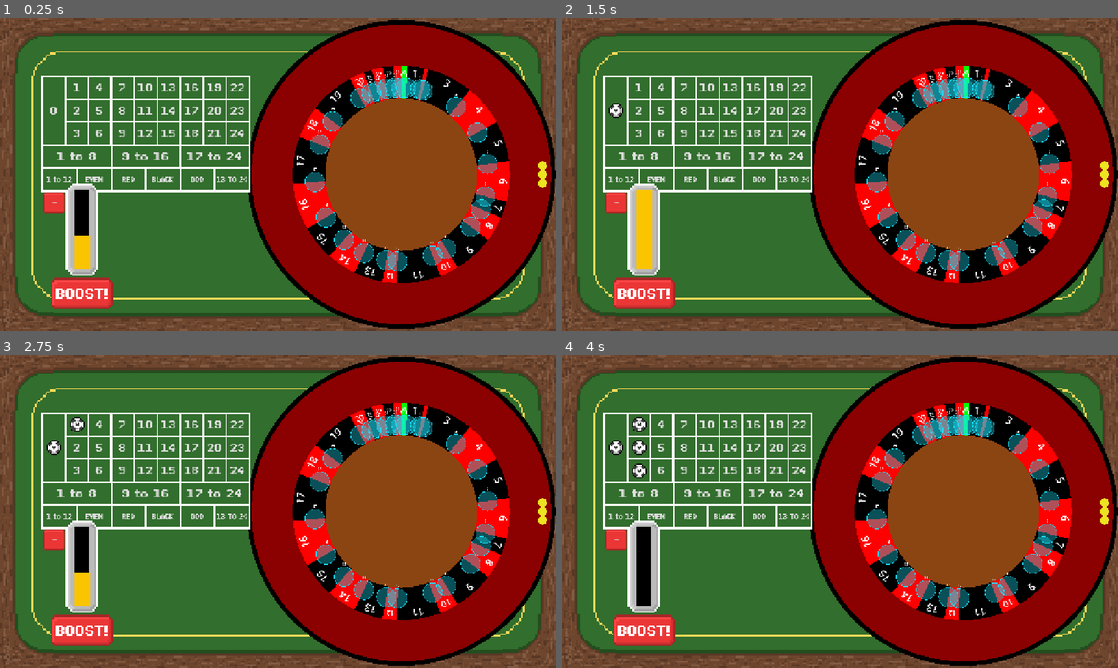
Above: before the commit, frames 1-4 (two rows, left to right).
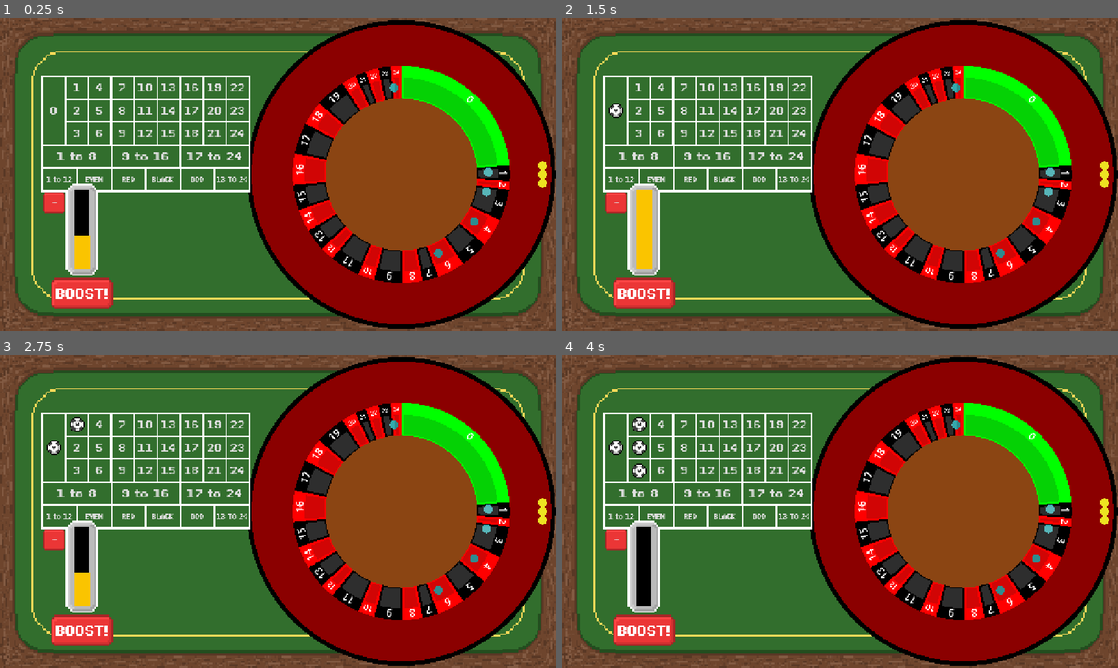
Above: after the commit, the same moments.

Repository: DuneRanger/Very-Serious-GameJam-2026
Game: Godot game, scene res://scenes/game/game_scene/game_scene.tscn
The game is run twice, just before and just after one commit, with the same random seed, the same clock (stepped at 60 frames per second) and the same inputs. Sound files missing from this copy of the repository are replaced by a short silence.
Inputs:
- Up to frame 1 (0.25 s): no input
- Up to frame 2 (1.5 s): click "+" at 0.5 s; click "0" at 1.25 s
- Up to frame 3 (2.75 s): click "1" at 2 s
- Up to frame 4 (4 s): click "2" at 2.75 s; click "3" at 3.5 s

The runs differ from the first frame. In frame 1, 9.0% of the frame differs, in the area x 52-92%, y 15-85%; in frame 2, 9.0%; in frame 3, 9.0%; in frame 4, 9.0%.

Commit message:
Improve roulette banks
(non-functional catching collision)

Diff:
--- a/scenes/game/game_scene/roulette/roulette.gd
+++ b/scenes/game/game_scene/roulette/roulette.gd
@@ -23,12 +23,13 @@
 		var curCol = Color.RED
 		if i % 2 == 0: curCol = Color.BLACK
 		cells.append(RouletteCell.new(i + 1, curCol))
+	randomize_weights()
 	cells[0].weight = 10
-	randomize_weights()
+	update_total_weight()
 
 func randomize_weights():
 	for cell in cells:
-		cell.weight = randf_range(0.5, 10)
+		cell.weight = randf_range(0.5, 2)
 	update_total_weight()
 
 func update_total_weight():
@@ -78,7 +79,7 @@
 		var position = Vector2(-font_max_width / 2, -cell_circle_radius * 0.95 + font_size / 2)
 		draw_string(default_font, position, text, HORIZONTAL_ALIGNMENT_CENTER, font_max_width, font_size)
 		cur_angle += cur_cell_angle
-		print(text, " is ", cell.weight/total_weight)
+		#print(text, " is ", cell.weight/total_weight)
 
 	draw_set_transform(Vector2(0, 0), 0)
 
@@ -93,7 +94,7 @@
 	draw_cells()
 	draw_centre()
 	move_banks()
-	_draw_bank_debug()
+	#_draw_bank_debug()
 
 # -------------------------------- Physics --------------------------------
 
@@ -180,10 +181,10 @@
 
 	for cell in cells:
 		var cur_cell_angle = base_cell_angle * cell.weight
-		var mid_angle = cur_angle - PI / 2
+		var mid_angle = cur_angle + cur_cell_angle / 2 - PI / 2
 		var bank_position = Vector2(cos(mid_angle), sin(mid_angle)) * bank_radius_pos
 
-		var bank = RouletteBank.new(cell, bank_trigger_radius, bank_position)
+		var bank = RouletteBank.new(cell, cur_cell_angle, bank_position, 90)
 		bank.catch_characteristic_speed = bank_catch_characteristic_speed
 		bank.catch_sharpness = bank_catch_sharpness
 		cell.bank = bank
--- a/scenes/game/game_scene/roulette/roulette_ball.gd
+++ b/scenes/game/game_scene/roulette/roulette_ball.gd
@@ -61,7 +61,7 @@
 
 func _integrate_forces(state: PhysicsDirectBodyState2D) -> void:
 	if settled:
-		var bank_to_ball = caught_cell.bank.global_position - global_position
+		var bank_to_ball = caught_cell.bank.local_bank_position - global_position
 		state.linear_velocity = bank_to_ball.normalized() * 50 * bank_to_ball.length()
 		return
 
--- a/scenes/game/game_scene/roulette/roulette_bank.gd
+++ b/scenes/game/game_scene/roulette/roulette_bank.gd
@@ -2,27 +2,76 @@
 extends Area2D
 
 var cell : RouletteCell
-var radius : float
+var local_bank_position : Vector2
 
 var catch_characteristic_speed : float = 100.0
 var catch_sharpness : float = 1.5
 
-func _init(owner_cell: RouletteCell = null, bank_radius: float = 45.0, bank_position: Vector2 = Vector2.ZERO) -> void:
+var top_edge_radius : float
+var bottom_edge_radius : float
+
+var polygon_points : PackedVector2Array = []
+var bank_collider : CollisionShape2D
+
+func get_bank_position():
+	return global_position + local_bank_position
+
+func get_arc_points(center, radius, angle_from, angle_to) -> PackedVector2Array:
+	var nb_points = 3 + floor(10 * abs(angle_from - angle_to))
+	var points_arc = PackedVector2Array()
+
+	for i in range(nb_points + 1):
+		var angle_point = angle_from + i * (angle_to - angle_from) / nb_points
+		points_arc.push_back(center + Vector2(cos(angle_point), sin(angle_point)) * radius)
+	return points_arc
+
+func build_bank_polygon(bank_angle: float, radius_center: float, width: float) -> PackedVector2Array:
+	var outer_r = radius_center + width * 0.5
+	var inner_r = radius_center - width * 0.5
+
+	var pts = PackedVector2Array()
+
+	pts.append_array(get_arc_points(Vector2.ZERO, outer_r, -bank_angle * 0.5, bank_angle * 0.5))
+	pts.append_array(get_arc_points(Vector2.ZERO, inner_r, bank_angle * 0.5, -bank_angle * 0.5))
+
+	return pts
+
+func _init(owner_cell: RouletteCell, bank_angle: float, bank_position: Vector2 = Vector2.ZERO, bank_width: float = 45.0):
 	cell = owner_cell
-	radius = bank_radius
-	position = bank_position
-	name = "Bank_%s" % str(cell.number) if cell else "Bank"
+	local_bank_position = bank_position
+	rotation = bank_position.angle()
+	name = "Bank_%s" % str(cell.number)
 
-	var shape = CircleShape2D.new()
-	shape.radius = radius
-	var col = CollisionShape2D.new()
-	col.shape = shape
-	add_child(col)
+	if cell.number < 5:
+		var position_visual = Polygon2D.new()
+		position_visual.color = Color(0.204, 0.663, 0.682, 1.0)
+		position_visual.position = local_bank_position
+		position_visual.polygon = RouletteBall._make_circle_points(20, 24)
+		add_child(position_visual)
+
+	polygon_points = build_bank_polygon(bank_angle - 0.05, bank_position.length(), bank_width)
+
+	var convex = ConvexPolygonShape2D.new()
+	convex.points = polygon_points
+
+	bank_collider = CollisionShape2D.new()
+	bank_collider.shape = convex
+	add_child(bank_collider)
+
+	var visual = Polygon2D.new()
+	match cell.colour:
+		Color.BLACK:
+			visual.color = Color(0.9, 0.9, 0.9, 0.2)
+		_:
+			visual.color = Color(0.1, 0.1, 0.1, 0.2)
+	visual.polygon = polygon_points
+	add_child(visual)
 
 	body_entered.connect(_on_body_entered)
 
 # Used by Roulette.move_banks()
 func rotate_around_center(angle: float) -> void:
+	rotation += angle
 	position = position.rotated(angle)
 
 func catch_probability(speed: float) -> float:
@@ -42,5 +91,6 @@
 		body.catch_in_pocket(cell)
 		GameManager.caughtCells.push_back(cell)
 		print("Ball caught at number ", cell.number)
-	else:
-		print("Ball missed cell ", cell.number)
+		return
+	print("Ball missed cell ", cell.number)
+	var ball_dir
